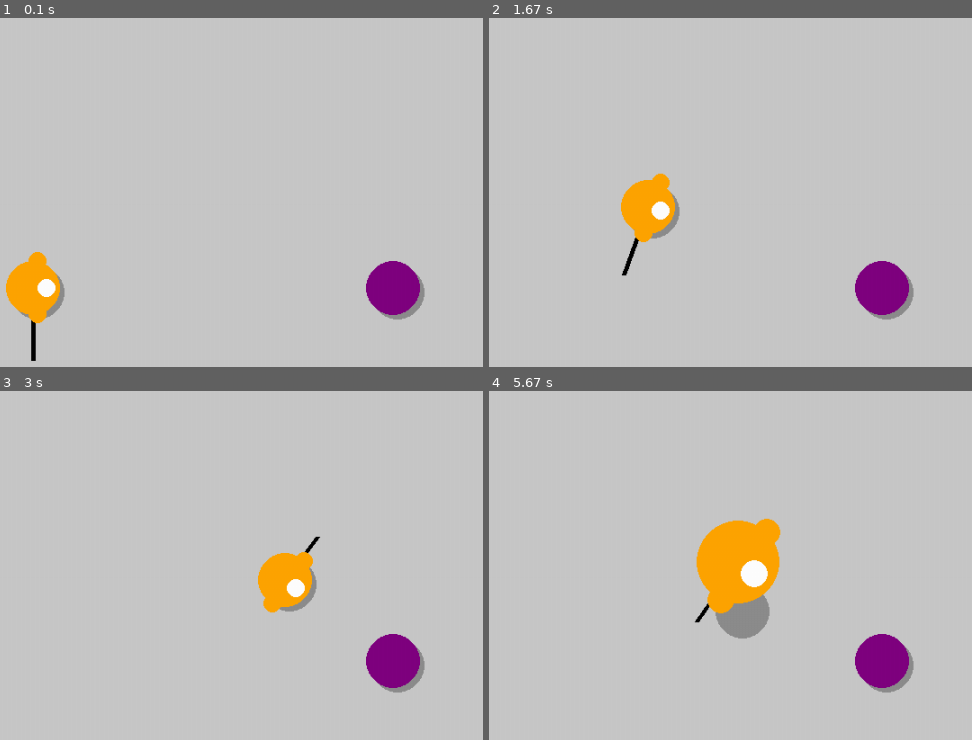
Above: before the commit, frames 1-4 (two rows, left to right).
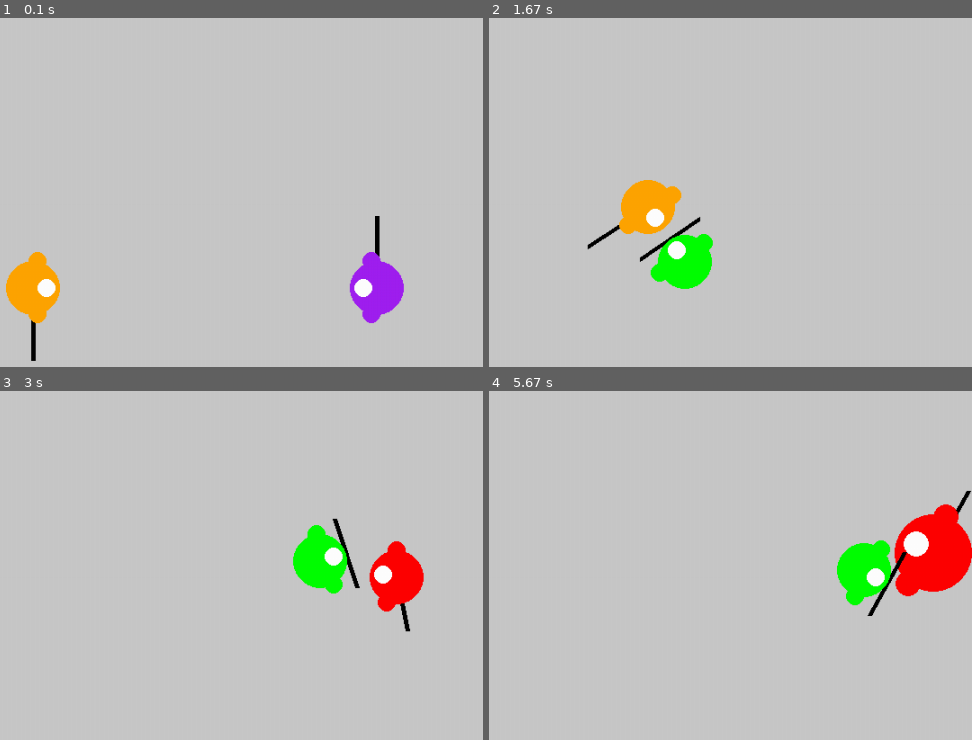
Above: after the commit, the same moments.

Repository: LWhite200/pygames
Game: pygame game, started from Final War/Final War.py
Two runs of this game, one before a commit and one after it. Both use one fixed random seed, a clock stepped at 60 frames per second and the inputs below.
Inputs (mouse positions are in pixels of both pictures, inside the frame that each line leads up to):
- Up to frame 1 (0.1 s): no input
- Up to frame 2 (1.67 s): hold D 0.33-0.8 s; press the mouse at (outside the picture) at 0.87 s; move the mouse to (outside the picture) at 0.97 s; release the mouse at (outside the picture) at 1.1 s; hold W 1.17-1.47 s; right-click (outside the picture) at 1.55 s
- Up to frame 3 (3 s): hold D 1.83-2.3 s; tap Space at 2.33 s; press the mouse at (outside the picture) at 2.7 s; move the mouse to (86, 663) at 2.8 s; release the mouse at (outside the picture) at 2.93 s
- Up to frame 4 (5.67 s): hold A 3-3.53 s; tap Space at 3.07, 3.37, 3.63, 3.97, 4.27, 4.4, 4.8, 5.1, 5.47 s; hold S 3.57-3.87 s; hold A 3.9-4.3 s; hold W 4.33-4.7 s; hold D 4.73-5.37 s; hold S from 5.4 s (still down)

The runs differ from the first frame. In frame 1, 2.5% of the frame differs, in the area x 3-88%, y 56-88%; in frame 2, 4.2%; in frame 3, 6.3%; in frame 4, 11%, in the area x 42-100%, y 28-87%.

Commit message:
Add files via upload

Diff:
--- a/Final War/Final War.py
+++ b/Final War/Final War.py
@@ -1,5 +1,6 @@
 import pygame  # type: ignore
 import math
+import random
 
 pygame.init()
 
@@ -11,24 +12,13 @@
 PURPLE = (128, 0, 128)
 SHADOW_COLOR = (50, 50, 50, 100)
 
-class EnemObj:
-    def __init__(self, x, y):
+class PlayObj:
+    def __init__(self, x, y, isPlay):
         self.x = x
         self.y = y
-        self.radius = 30
-
-    def draw(self, screen):
-        shadow_surface = pygame.Surface((self.radius * 2, self.radius * 2), pygame.SRCALPHA)
-        pygame.draw.circle(shadow_surface, SHADOW_COLOR, (self.radius, self.radius), self.radius)
-        screen.blit(shadow_surface, (self.x + 5 - self.radius, self.y + 5 - self.radius))
-        pygame.draw.circle(screen, PURPLE, (self.x, self.y), self.radius)
-
-class PlayObj:
-    def __init__(self, x, y):
-        self.x = x
-        self.y = y
+        self.isPlay = isPlay
         self.inY = y
-        self.speed = 5
+        self.speed = 5 if self.isPlay else 3
         self.inRadius = 30
         self.radius = 30
         self.velocity_y = 0
@@ -36,17 +26,47 @@
         self.gravity = 0.7
         self.jump_strength = -8
         self.max_jump_height = 10
-        self.rot = 0
-
+        self.rot = 0 if self.isPlay else 180
+        self.endRot = -120
+        self.startRot = 90
         self.sword_rot = 90
+        self.block = False
         self.swinging = False
         self.swing_speed = 5
         self.swing_cooldown = False
+        self.cooldown = 0
         self.swordSize = 80
         self.jab= False
+        self.rotation_speed = 5
+        self.kbv_x = 0  # Horizontal knockback velocity
+        self.kbv_y = 0
+        self.beenHit = False
+
+        # sword coordinates
+        self.tX = 0
+        self.tY = 0
+        self.bX = 0
+        self.bY = 0
 
     def update(self, keys, enemy, right_click, left_click):
+
         move_x, move_y = 0, 0
+
+        if self.beenHit:
+            self.x += self.kbv_x
+            self.y += self.kbv_y
+
+            # Gradual decay of knockback velocity (slower than 0.9 for a more noticeable knockback)
+            self.kbv_x *= 0.95  # Reduce the decay rate for smoother knockback
+            self.kbv_y *= 0.95
+
+            # Stop knockback once velocities are small enough
+            if abs(self.kbv_x) < 0.1 and abs(self.kbv_y) < 0.1:
+                self.kbv_x = 0
+                self.kbv_y = 0
+                self.beenHit = False
+
+
         if not self.is_jumping and not keys[pygame.K_SPACE]:
             if keys[pygame.K_w]:
                 move_y -= 1
@@ -56,39 +76,31 @@
                 move_x -= 1
             if keys[pygame.K_d]:
                 move_x += 1
-
-
         if move_x != 0 and move_y != 0:
             magnitude = math.sqrt(move_x ** 2 + move_y ** 2)
             move_x /= magnitude
             move_y /= magnitude
-
-        if enemy:
+        if enemy and not self.is_jumping:
             angle_to_enemy = math.atan2(enemy.y - self.y, enemy.x - self.x)
             self.rot = math.degrees(angle_to_enemy)
         else:
             if move_x != 0 or move_y != 0:
                 self.rot = math.degrees(math.atan2(move_y, move_x))
-
         self.x += move_x * self.speed
         self.y += move_y * self.speed
-
         if keys[pygame.K_SPACE] and not self.is_jumping:
             self.inY = self.y
             self.is_jumping = True
             self.velocity_y = self.jump_strength
-
         if not self.is_jumping:
             self.inY = self.y
         elif self.is_jumping:
             self.y += self.velocity_y
             self.velocity_y += self.gravity
-
             if self.y >= self.inY:
                 self.y = self.inY
                 self.is_jumping = False
                 self.velocity_y = 0
-
             if self.is_jumping:
                 self.radius = self.inRadius + abs(self.y - self.inY) // 3
             else:
@@ -97,32 +109,73 @@
         self.x = max(self.radius, min(self.x, width - self.radius))
         self.y = max(self.radius, min(self.y, height - self.radius))
 
-        " self.sword_rot = 90 "
-
-        endRot = -120
-        startRot = 90
-
+        self.block = False
         # Handle sword swinging
         if left_click and not right_click and not self.swinging and not self.swing_cooldown and not self.jab:
             self.swinging = True
-            self.sword_rot = startRot  # Start swing from right to left (90 degrees left)
+            self.sword_rot = self.startRot  # Start swing from right to left (90 degrees left)
             self.swordSize = 80
+        elif left_click and right_click and self.swinging and not self.jab:
+            self.block = True
         elif right_click and not self.swinging and not self.swing_cooldown and not self.jab:
             self.sword_rot = 0
             self.swordSize = 60
             if left_click and not self.jab:
                 self.jab = True
         elif not self.swinging and not self.jab:
-            self.sword_rot = startRot
+            self.sword_rot = self.startRot
             self.swordSize = 80
-
-
+            self.block = False
+
+        self.doMove()
+
+    def updateEnemy(self):
+        if player and not player.is_jumping:
+            # Calculate angle to player
+            angle_to_enemy = math.atan2(player.y - self.y, player.x - self.x)
+
+            # Smooth rotation: Interpolate between current rotation and target rotation
+            target_rot = math.degrees(angle_to_enemy)
+            delta_rot = (target_rot - self.rot) % 360  # Ensure delta is between 0-360
+            if delta_rot > 180:
+                delta_rot -= 360  # Make rotation wrap around (-180 to 180 range)
+
+            # Apply a small smooth rotation adjustment
+            self.rot += max(-self.rotation_speed, min(self.rotation_speed, delta_rot))
+
+        # Calculate distance to player
+        dist_to_player = math.sqrt((self.x - player.x)**2 + (self.y - player.y)**2)
+
+        # Adjust speed based on distance to the player (slow down when close)
+        if dist_to_player > 75:
+            move_x = self.speed * math.cos(math.radians(self.rot))
+            move_y = self.speed * math.sin(math.radians(self.rot))
+
+            # Apply movement
+            self.x += move_x
+            self.y += move_y
+
+        # Check for sword swing initiation based on distance
+        if dist_to_player <= self.swordSize * 2 and not self.swinging and not self.swing_cooldown and not self.jab and not self.block:
+            if random.random() > .5:
+                self.block = True
+                self.cooldown = 120
+            elif random.random() > .25:
+                self.jab = True
+            elif random.random() > 0.0:
+                self.swinging = True
+
+        self.doMove()
+
+    # Moves that they can do
+    def doMove(self):
+        " combo attacks "
 
         if self.jab:
             self.sword_rot = 0
             if not self.swing_cooldown:
                 self.swordSize += self.swing_speed * 3
-                if self.swordSize >= 160:
+                if self.swordSize >= 130:
                     self.swing_cooldown = True
             else:
                 self.swordSize -= self.swing_speed * 2
@@ -134,33 +187,97 @@
         elif self.swinging:
             if not self.swing_cooldown:
                 self.sword_rot -= self.swing_speed * 3
-                if self.sword_rot <= endRot:
-                    self.sword_rot = self.sword_rot
-                    self.swing_cooldown = True
+                if self.sword_rot <= self.endRot:
+                    if not left_click:
+                        self.sword_rot = self.sword_rot
+                        self.swing_cooldown = True
+                    else:
+                        self.sword_rot = self.endRot
             elif self.swing_cooldown:
                 self.sword_rot += self.swing_speed * 1.5
                 self.swordSize = 60
-                if self.sword_rot >= startRot:
-                    self.sword_rot = startRot
+                if self.sword_rot >= self.startRot:
+                    self.sword_rot = self.startRot
                     self.swing_cooldown = False
                     self.swinging = False
                     self.swordSize = 80
+        elif self.block:
+            self.cooldown -= 1
+            if self.cooldown <= 0:
+                self.block = False
+
+
+    def checkHit(self):
+        other = None
+        if self.isPlay:
+            other = enemy
+        else:
+            other = player
+
+        dist = math.sqrt((self.x - other.tX)**2 + (self.y - other.tY)**2)
+
+
+
+        if dist < self.radius and not self.block and not self.beenHit:
+            print("Someone Was Hit")
+            self.beenHit = True
+
+            knockback_angle = math.atan2(self.y - other.y, self.x - other.x)
+            knockback_magnitude = 15  # You can adjust this for stronger/weaker knockbacks
+
+            self.kbv_x = knockback_magnitude * math.cos(knockback_angle)
+            self.kbv_y = knockback_magnitude * math.sin(knockback_angle)
+
+
 
     def draw(self, screen):
 
+        colPLa = "Orange" if self.isPlay else "Purple"
+
+        colPLa = "Green" if self.block else colPLa
+
+        if self.beenHit:
+            colPLa = "Red"
+
         # sword
-        sword_length = self.swordSize
-        sword_x = self.x + sword_length * math.cos(math.radians(self.sword_rot + self.rot))
-        sword_y = self.y + sword_length * math.sin(math.radians(self.sword_rot + self.rot))
-        pygame.draw.line(screen, "Black", (self.x, self.y), (sword_x, sword_y), 5)
-
-        # body
+        if not self.block:
+            sword_length = self.swordSize
+            sword_x = self.x + sword_length * math.cos(math.radians(self.sword_rot + self.rot))
+            sword_y = self.y + sword_length * math.sin(math.radians(self.sword_rot + self.rot))
+            pygame.draw.line(screen, "Black", (self.x, self.y), (sword_x, sword_y), 5)
+
+            self.bX = self.x
+            self.bY = self.y
+            self.tX = sword_x
+            self.tY = sword_y
+        else:
+            sLen = self.swordSize
+            centerX = self.x
+            centerY = self.y
+            tX = self.x + self.radius
+            tY = self.y + (sLen // 2)
+            bX = self.x + self.radius
+            bY = self.y - (sLen // 2)
+
+            rotation_radians = math.radians(self.rot)
+            rotated_tX = centerX + (tX - centerX) * math.cos(rotation_radians) - (tY - centerY) * math.sin(rotation_radians)
+            rotated_tY = centerY + (tX - centerX) * math.sin(rotation_radians) + (tY - centerY) * math.cos(rotation_radians)
+            rotated_bX = centerX + (bX - centerX) * math.cos(rotation_radians) - (bY - centerY) * math.sin(rotation_radians)
+            rotated_bY = centerY + (bX - centerX) * math.sin(rotation_radians) + (bY - centerY) * math.cos(rotation_radians)
+            self.bX = rotated_tX
+            self.bY = rotated_tY
+            self.tX = rotated_bX
+            self.tY = rotated_bY
+
+            pygame.draw.line(screen, "Black", (rotated_tX, rotated_tY), (rotated_bX, rotated_bY), 5)
+
+        self.checkHit()
+
+        # body + shadow ----- shadow is broken IDK
         shadow_surface = pygame.Surface((self.inRadius * 2, self.inRadius * 2), pygame.SRCALPHA)
-        pygame.draw.circle(shadow_surface, SHADOW_COLOR, (self.inRadius, self.inRadius), self.inRadius)
+        pygame.draw.circle(shadow_surface, SHADOW_COLOR, (self.x, self.y), self.inRadius)
         screen.blit(shadow_surface, (self.x + 5 - self.inRadius, self.inY + 5 - self.inRadius))
-        pygame.draw.circle(screen, ORANGE, (self.x, self.y), self.radius)
-
-
+        pygame.draw.circle(screen, colPLa, (self.x, self.y), self.radius)
 
         # Draw eyes
         oS = self.radius // 2  # Eye offset distance from center (can be adjusted)
@@ -173,54 +290,45 @@
         adjusted_rot = self.rot + 80
         eye_x = self.x + eye_offset * math.cos(math.radians(adjusted_rot))
         eye_y = self.y + eye_offset * math.sin(math.radians(adjusted_rot))
-        pygame.draw.circle(screen, "Orange", (int(eye_x), int(eye_y)), self.radius // 3)
-
-
+        pygame.draw.circle(screen, colPLa , (int(eye_x), int(eye_y)), self.radius // 3)
 
         # left
         eye_offset = self.radius
         adjusted_rot = self.rot - 80
         eye_x = self.x + eye_offset * math.cos(math.radians(adjusted_rot))
         eye_y = self.y + eye_offset * math.sin(math.radians(adjusted_rot))
-        pygame.draw.circle(screen, "Orange", (int(eye_x), int(eye_y)), self.radius // 3)
+        pygame.draw.circle(screen, colPLa , (int(eye_x), int(eye_y)), self.radius // 3)
 
 
 # Initialize player and enemy
-player = PlayObj(width // 2, height // 2)
-enemy = EnemObj(width - 100, height // 2)  # Place enemy on the right side
-
+player = PlayObj(width // 2, height // 2, True)
+enemy = PlayObj(width - 100, height // 2, False)
 running = True
 clock = pygame.time.Clock()
-
-left_click = False  # Variable to track if left-click is held down
-right_click = False  # Variable to track if right-click is held down
+left_click = False
+right_click = False
 
 while running:
     for event in pygame.event.get():
         if event.type == pygame.QUIT:
             running = False
         if event.type == pygame.MOUSEBUTTONDOWN:
-            if event.button == 1:  # Left mouse button (button 1)
+            if event.button == 1:
                 left_click = True
-            elif event.button == 3:  # Right mouse button (button 3)
+            elif event.button == 3:
                 right_click = True
         if event.type == pygame.MOUSEBUTTONUP:
-            if event.button == 1:  # Left mouse button (button 1)
+            if event.button == 1:
                 left_click = False
-            elif event.button == 3:  # Right mouse button (button 3)
+            elif event.button == 3:
                 right_click = False
-
     keys = pygame.key.get_pressed()
-
     player.update(keys, enemy, right_click, left_click)
-
+    enemy.updateEnemy()
     screen.fill((200, 200, 200))
-
     player.draw(screen)
     enemy.draw(screen)
-
     pygame.display.flip()
-
     clock.tick(60)
 
 pygame.quit()
